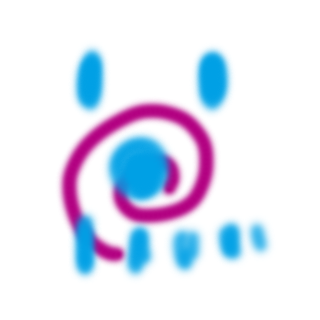
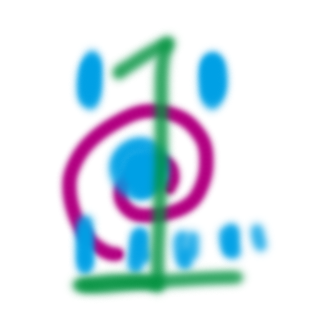
Comparing the layer stacks of the two 320px x 320px images. Changes:
added layer "レイヤー 3" above "レイヤー 2" over bbox(64, 28, 252, 303)
